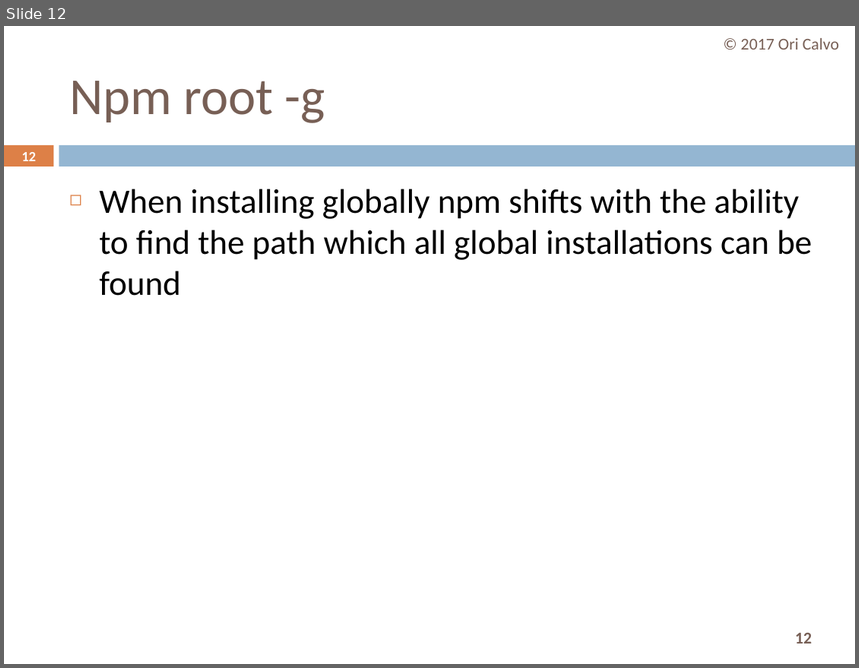
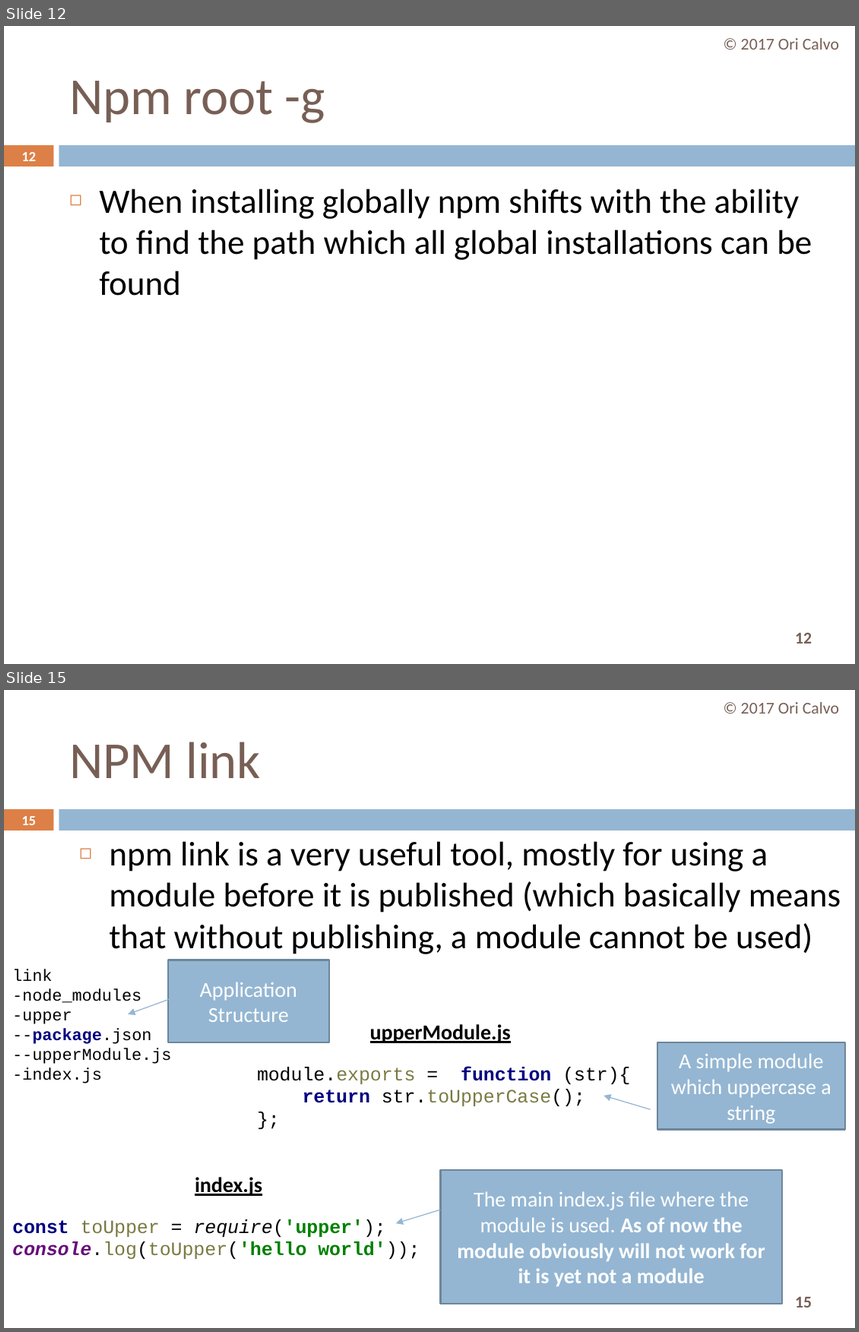
Before and after one commit to oricalvo/course-angular, a slide deck: PPTs/npm.pptx. Shown one above the other, each under a label of ours: slide 12 before the commit, slides 12 and 15 after it; the slides between them are not shown. The pictures are 859x668 and 859x1332 pixels, drawn with LibreOffice and Linux fonts; fonts in the diff are those of the drawing. Boxes give left, top, right and bottom in pixels: in the first picture for what was removed or moved away, otherwise in the second. Text is boxed around its words. In the diff, an @@ line names an element or a change of style, - is before the commit and + after.

```diff
--- a/PPTs/npm.pptx
+++ b/PPTs/npm.pptx
@@ slide 15 added at [4, 690, 855, 1328], background #FFFFFF; not listed: 3 template elements that a slide beside it also shows @@
@@ text added at [741, 702, 839, 714], 14 pt, text #775F55 @@
+© 2017 Ori Calvo
@@ title added at [69, 742, 261, 778], 44 pt, text #775F55 @@
+NPM link
@@ page number added at [21, 816, 36, 825], 11.9 pt, text #FFFFFF, bold @@
+15
@@ text added at [109, 841, 841, 954], 29 pt, text #000000 @@
+◻ npm link is a very useful tool, mostly for using a module before it is published (which basically means that without publishing, a module cannot be used)
@@ rectangle added at [168, 960, 329, 1043], fill #94B6D2, outline #6D879B 1.5 pt, 18 pt, text #FFFFFF @@
+Application Structure
@@ text added at [12, 969, 171, 1084], 14 pt, text #000000 @@
+link
+-node_modules
+-upper
+--package.json
+--upperModule.js
+-index.js
@@ arrow added from (182, 995) to (129, 1015), #94B6D2 0.79 pt @@
@@ text added at [370, 1024, 511, 1043], 18 pt, text #000000, bold, underline @@
+upperModule.js
@@ rectangle added at [658, 1043, 845, 1129], fill #94B6D2, outline #6D879B 1.5 pt, 18 pt, text #FFFFFF @@
+A simple module which uppercase a string
@@ text added at [257, 1066, 630, 1106], 16 pt, text #000000 @@
+module.exports = function (str){
+return str.toUpperCase();
+};
@@ arrow added from (650, 1110) to (604, 1096), #94B6D2 0.79 pt @@
@@ text added at [195, 1177, 262, 1196], 18 pt, text #000000, bold, underline @@
+index.js
@@ rectangle added at [441, 1170, 783, 1304], fill #94B6D2, outline #6D879B 1.5 pt, 18 pt, text #FFFFFF, bold @@
+The main index.js file where the module is used. As of now the module obviously will not work for it is yet not a module
@@ arrow added from (441, 1210) to (396, 1224), #94B6D2 0.79 pt @@
@@ text added at [12, 1220, 420, 1259], 16 pt, text #008000 @@
+const toUpper = require('upper');
+console.log(toUpper('hello world'));
```
Also in this commit, not shown: 5 slides changed, 10 other slides added.
